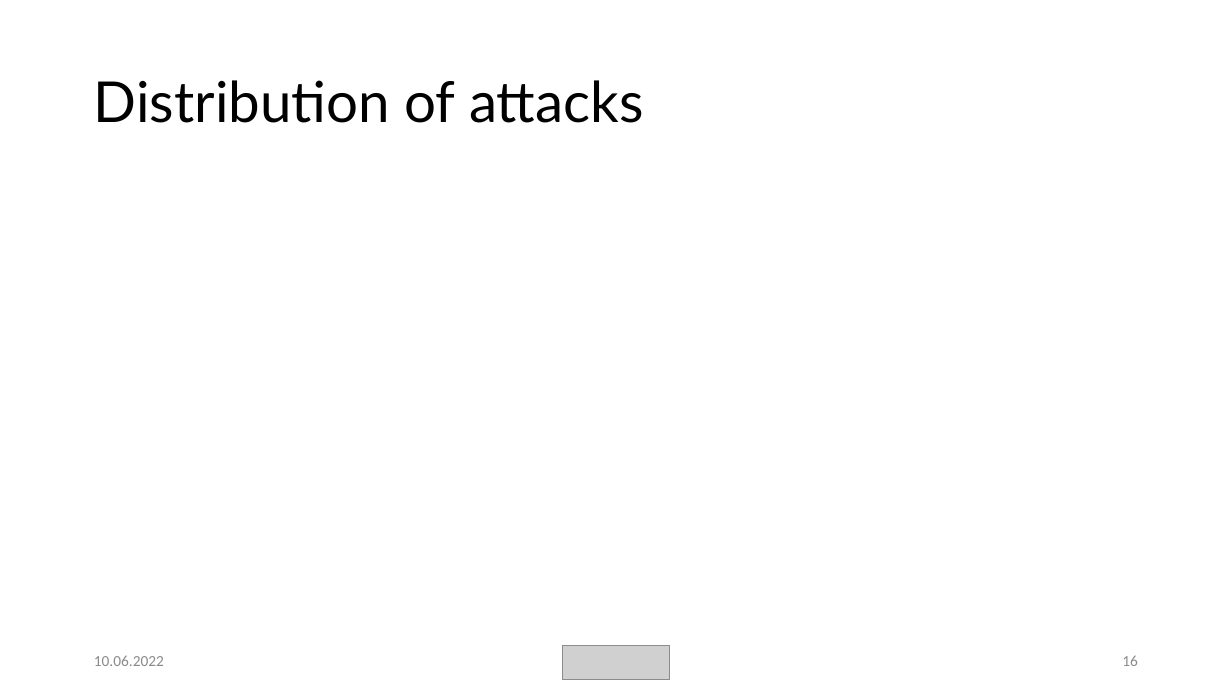
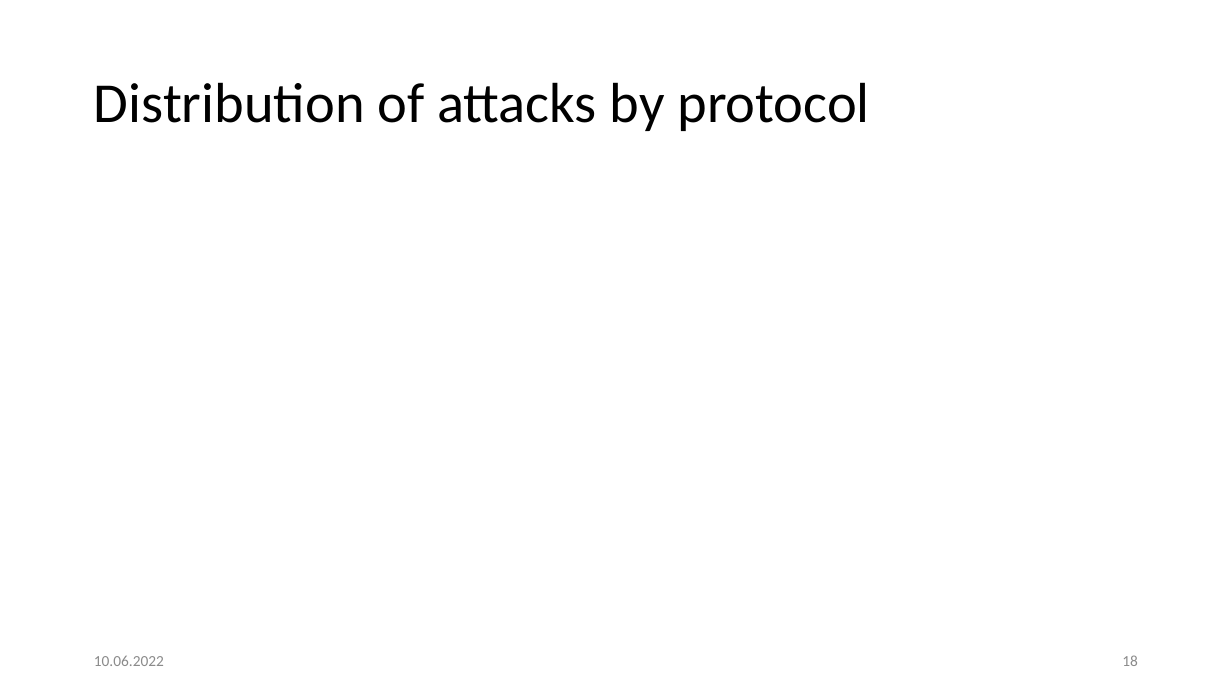
Before and after one commit to weevood/MA-BDA_Project, a slide deck: slide 18 of Documentation/Anomaly-Detection-in-Network-Traffic-with-K-means-Clustering.pptx (slide 16 before the commit). Drawn at 1232x693 pixels with LibreOffice and Linux fonts; fonts in the diff are those of the drawing; grey boxes stand for pictures. Boxes give left, top, right and bottom in pixels: in the first picture for what was removed or moved away, otherwise in the second. Text is boxed around its words. In the diff, an @@ line names an element or a change of style, - is before the commit and + after.

Commit message:
Update to presentation with anomaly characteristics and protocol distribution

```diff
--- a/Documentation/Anomaly-Detection-in-Network-Traffic-with-K-means-Clustering.pptx
+++ b/Documentation/Anomaly-Detection-in-Network-Traffic-with-K-means-Clustering.pptx
@@ title at (x1=94, y1=82, x2=869, y2=131): text changed; font Lato to Calibri @@
-Distribution of attacks
+Distribution of attacks by protocol
@@ picture removed at (x1=562, y1=645, x2=670, y2=679) @@
@@ page number at (x1=1122, y1=655, x2=1138, y2=666): text changed @@
-16
+18
```
Also in this commit, not shown: 1 other slide changed, 2 slides added, 1 other file.
